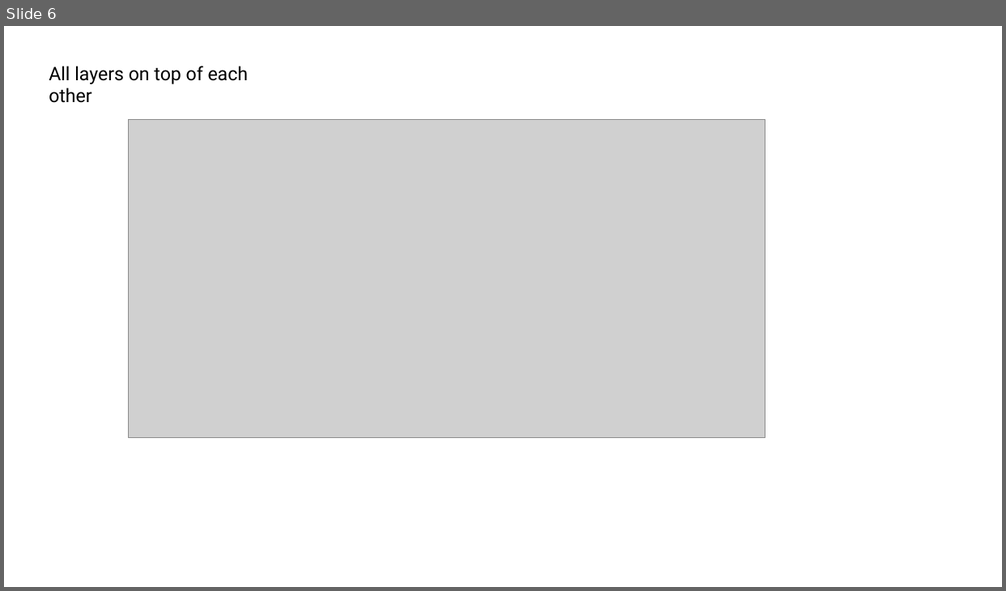
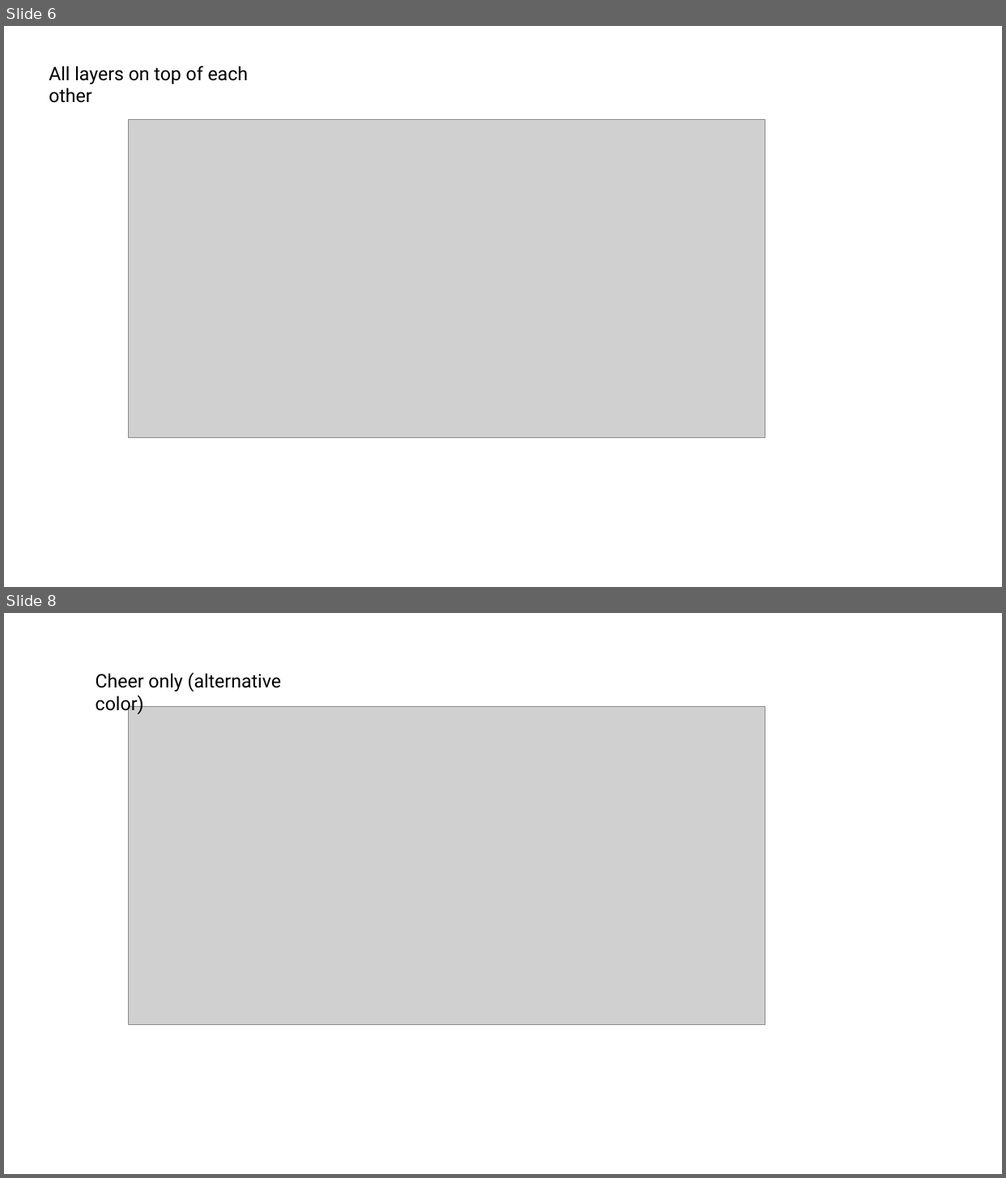
Before and after one commit to dshizuka/MicrophoneArray, a slide deck: Plots_for_ISBE.pptx. Shown one above the other, each under a label of ours: slide 6 before the commit, slides 6 and 8 after it; the slides between them are not shown. The pictures are 1006x591 and 1006x1178 pixels, drawn with LibreOffice and Linux fonts; fonts in the diff are those of the drawing; grey boxes stand for pictures. Boxes give left, top, right and bottom in pixels: in the first picture for what was removed or moved away, otherwise in the second. Text is boxed around its words. In the diff, an @@ line names an element or a change of style, - is before the commit and + after.

```diff
--- a/Plots_for_ISBE.pptx
+++ b/Plots_for_ISBE.pptx
@@ slide 8 added at [4,613,1002,1174], background #FFFFFF @@
@@ text added at [96,672,281,715], 18 pt, text #000000 @@
+Cheer only (alternative color)
@@ picture added at [129,707,765,1024] @@
```
Also in this commit, not shown: 14 other slides added, 29 other files.
